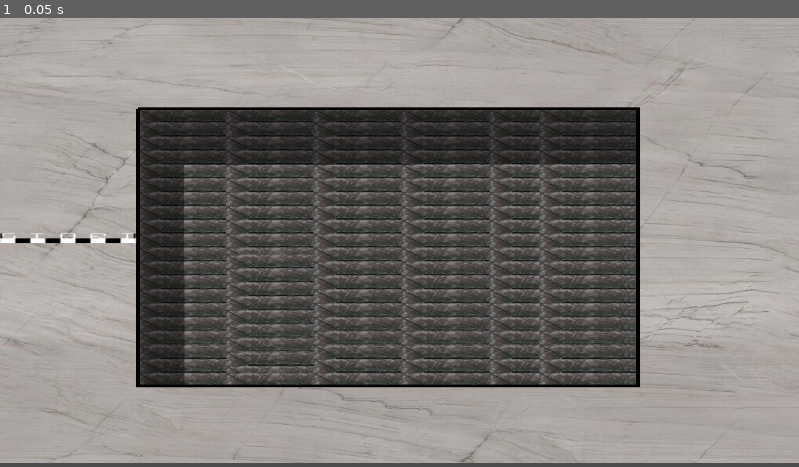
Above: before the commit, frame 1.
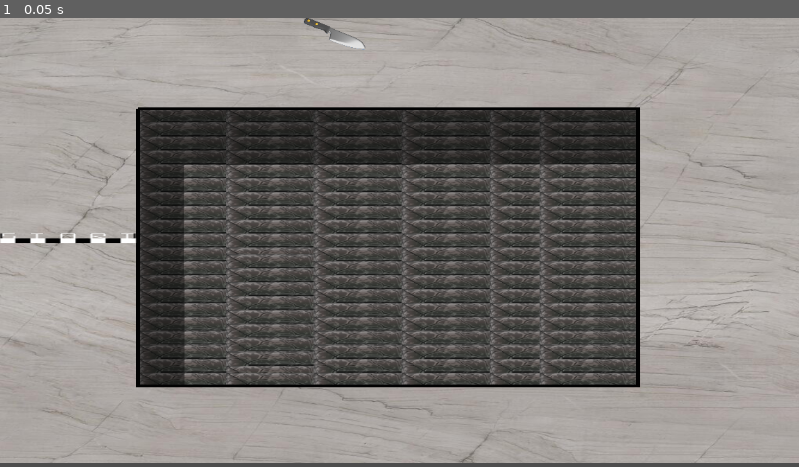
Above: after the commit, the same moment.

Repository: prathamshah2207/LudumDare56-Tiny_Racing
Game: Godot game, scene res://Scenes/kitchen_counter_track.tscn
Same seed, same stepped clock (60 frames per second), same inputs: the game is played once before the commit and once after it.
Inputs:
- Up to frame 1 (0.05 s): no input

The runs differ from the first frame. In frame 1, 0.1% of the frame differs, in the area x 38-46%, y 0-8%.

Commit message:
made few changes in kitchenCounterTrack according to me(Darshan) add the knife node in scene

Diff:
--- a/Scenes/kitchen_counter_track.tscn
+++ b/Scenes/kitchen_counter_track.tscn
@@ -1,8 +1,9 @@
-[gd_scene load_steps=13 format=3 uid="uid://cqk6u6cdydwtu"]
+[gd_scene load_steps=15 format=3 uid="uid://cqk6u6cdydwtu"]
 
 [ext_resource type="Texture2D" uid="uid://ctkdamwwvk7ff" path="res://resources/floor_tileset/Poliigon_StoneQuartzite_8060/1K/Poliigon_StoneQuartzite_8060_BaseColor.jpg" id="1_j0jx0"]
 [ext_resource type="Script" path="res://Scenes/start_finish_line.gd" id="2_1mtsj"]
 [ext_resource type="Texture2D" uid="uid://cjto8es6e22q6" path="res://resources/floor_tileset/tilesey/Tilelists/Tilelist2.png" id="2_lt1y8"]
+[ext_resource type="Texture2D" uid="uid://b0km4lkntamun" path="res://Sprites/knife.png" id="3_a2201"]
 [ext_resource type="Texture2D" uid="uid://4mw6hu2p16wh" path="res://resources/startline/start piskel.png" id="4_oedf3"]
 
 [sub_resource type="TileSetAtlasSource" id="TileSetAtlasSource_7fgtb"]
@@ -1734,6 +1735,10 @@
 [sub_resource type="RectangleShape2D" id="RectangleShape2D_tkow1"]
 size = Vector2(638.452, 633.221)
 
+[sub_resource type="CapsuleShape2D" id="CapsuleShape2D_7i025"]
+radius = 34.7624
+height = 472.864
+
 [sub_resource type="RectangleShape2D" id="RectangleShape2D_tk2or"]
 size = Vector2(20, 642.5)
 
@@ -1747,7 +1752,7 @@
 size = Vector2(1158.5, 20)
 
 [sub_resource type="RectangleShape2D" id="RectangleShape2D_kmtmg"]
-size = Vector2(100, 24.5)
+size = Vector2(199, 20.25)
 
 [node name="KitchenCounterTrack" type="Node2D"]
 
@@ -1775,6 +1780,21 @@
 position = Vector2(-17.6857, 14.3551)
 shape = SubResource("RectangleShape2D_tkow1")
 
+[node name="Obstacles" type="Node" parent="CounterSurface"]
+
+[node name="knife" type="StaticBody2D" parent="CounterSurface/Obstacles"]
+z_index = 5
+position = Vector2(483, 24)
+rotation = 1.26452
+scale = Vector2(0.2, 0.2)
+
+[node name="Sprite2D" type="Sprite2D" parent="CounterSurface/Obstacles/knife"]
+texture = ExtResource("3_a2201")
+
+[node name="CollisionShape2D" type="CollisionShape2D" parent="CounterSurface/Obstacles/knife"]
+rotation = 0.686339
+shape = SubResource("CapsuleShape2D_7i025")
+
 [node name="TrackBoundaries" type="StaticBody2D" parent="."]
 
 [node name="left_edge" type="CollisionShape2D" parent="TrackBoundaries"]
@@ -1793,14 +1813,16 @@
 position = Vector2(576.75, 652)
 shape = SubResource("RectangleShape2D_vbc00")
 
-[node name="StartFinishLine" type="Area2D" parent="." groups=["racers"]]
+[node name="StartFinishLine" type="StaticBody2D" parent="." groups=["racers"]]
 script = ExtResource("2_1mtsj")
 
-[node name="CollisionShape2D" type="CollisionShape2D" parent="StartFinishLine"]
+[node name="Sprite2D" type="Sprite2D" parent="StartFinishLine"]
+z_index = 1
 position = Vector2(98, 320)
-shape = SubResource("RectangleShape2D_kmtmg")
-
-[node name="Sprite2D" type="Sprite2D" parent="StartFinishLine/CollisionShape2D"]
-z_index = 1
 scale = Vector2(2.71094, 0.416016)
 texture = ExtResource("4_oedf3")
+
+[node name="CollisionShape2D" type="CollisionShape2D" parent="StartFinishLine"]
+position = Vector2(97.5, 317.875)
+shape = SubResource("RectangleShape2D_kmtmg")
+one_way_collision = true
--- a/Scenes/start_finish_line.gd
+++ b/Scenes/start_finish_line.gd
@@ -1,4 +1,4 @@
-extends Area2D
+extends StaticBody2D
 
 # Signal to notify when a racer crosses the line
 signal racer_crossed(racer)
